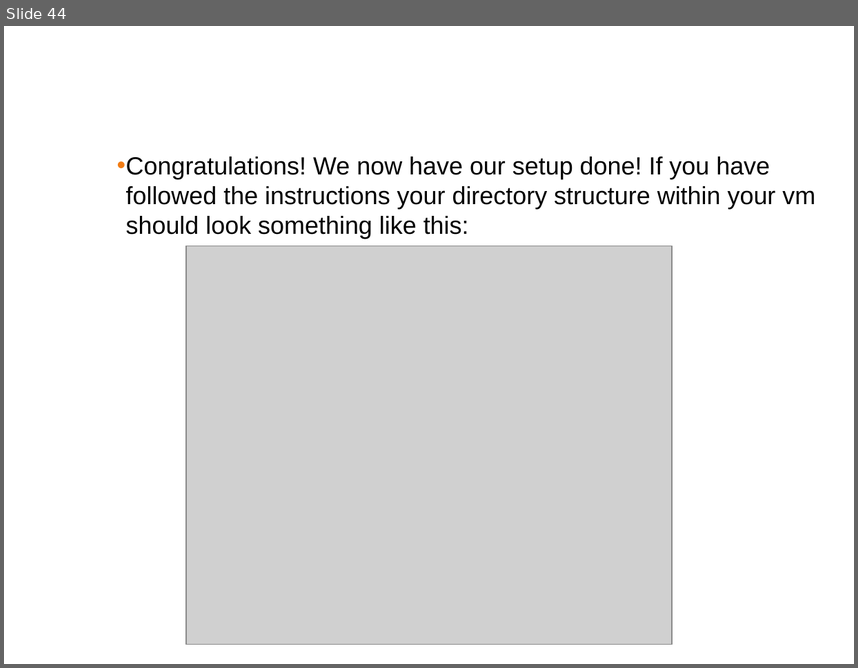
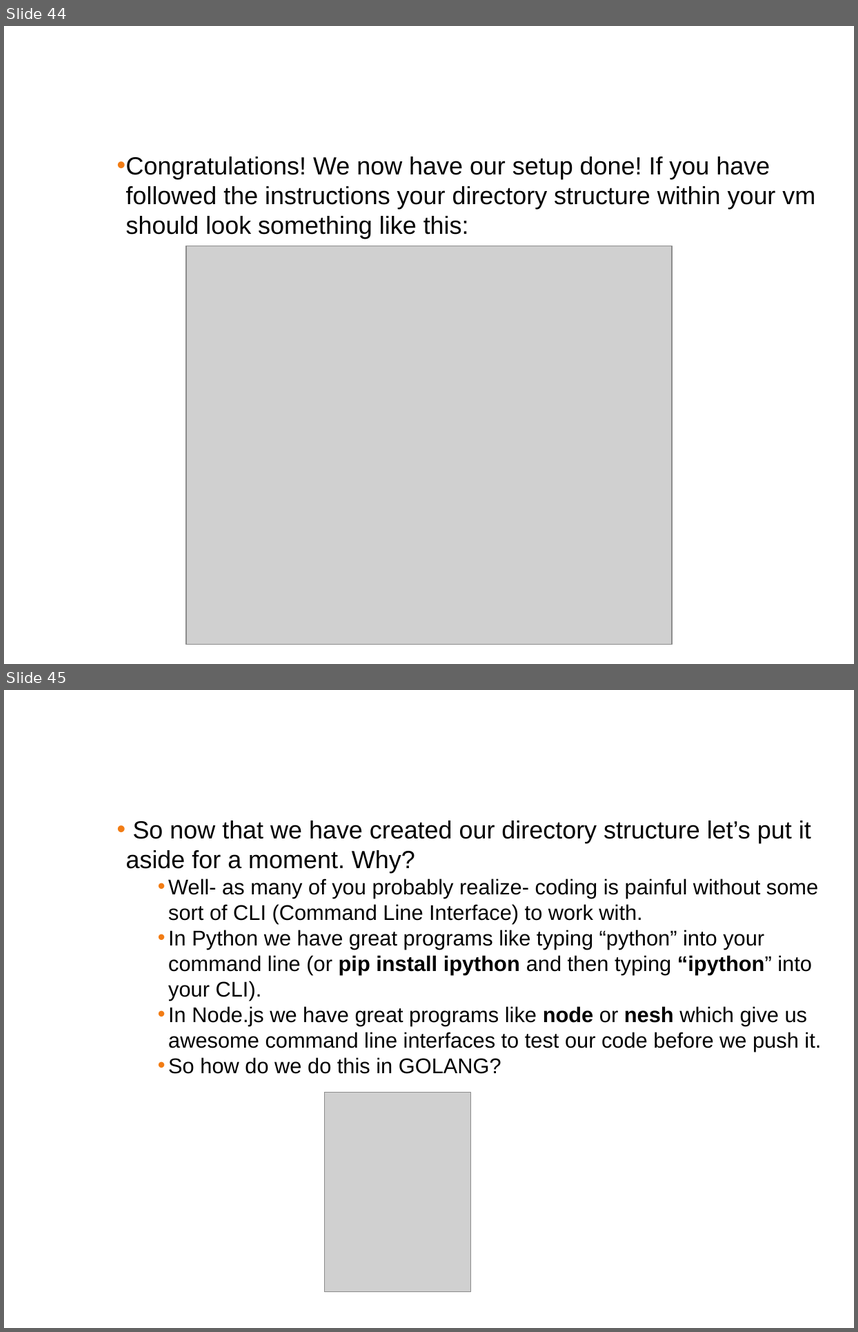
Before and after one commit to ferninphilly/golang_vmware, a slide deck: Module_One/presentations/module_1_presentation.pptx. Shown one above the other, each under a label of ours: slide 44 before the commit, slides 44 and 45 after it. The pictures are 858x668 and 858x1332 pixels, drawn with LibreOffice and Linux fonts; fonts in the diff are those of the drawing; grey boxes stand for pictures; background and template pictures are left out. Boxes give left, top, right and bottom in pixels: in the first picture for what was removed or moved away, otherwise in the second. Text is boxed around its words. In the diff, an @@ line names an element or a change of style, - is before the commit and + after.

```diff
--- a/Module_One/presentations/module_1_presentation.pptx
+++ b/Module_One/presentations/module_1_presentation.pptx
@@ slide 45 added at (4,690,854,1328), background #FFFFFF @@
@@ title added at (11,704,846,767), 38 pt, text #FFFFFF @@
+Golang Playground
@@ text added at (126,820,821,1074), 18 pt, text #000000 @@
+    • So now that we have created our directory structure let’s put it aside for a moment. Why?
+      • Well- as many of you probably realize- coding is painful without some sort of CLI (Command Line Interface) to work with.
+      • In Python we have great programs like typing “python” into your command line (or pip install ipython and then typing “ipython” into your CLI).
+      • In Node.js we have great programs like node or nesh which give us awesome command line interfaces to test our code before we push it.
+      • So how do we do this in GOLANG?
@@ picture added at (324,1092,470,1291) @@
```
Also in this commit, not shown: 6 other slides added, 1 slide removed, 3 other files.
